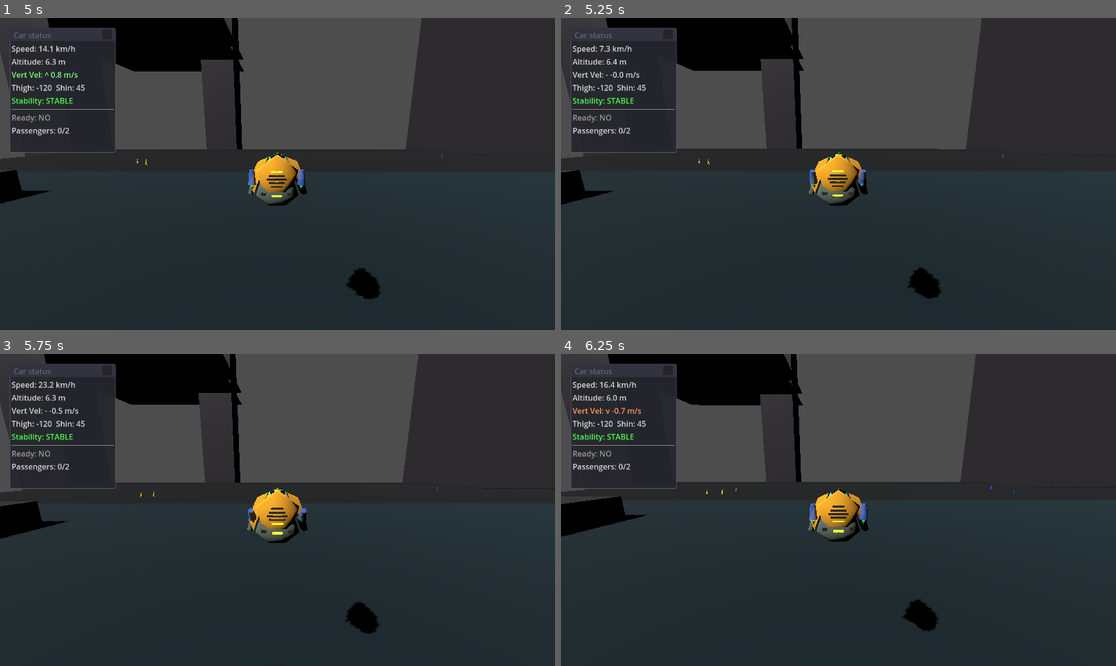
Above: before the commit, frames 1-4 (two rows, left to right).
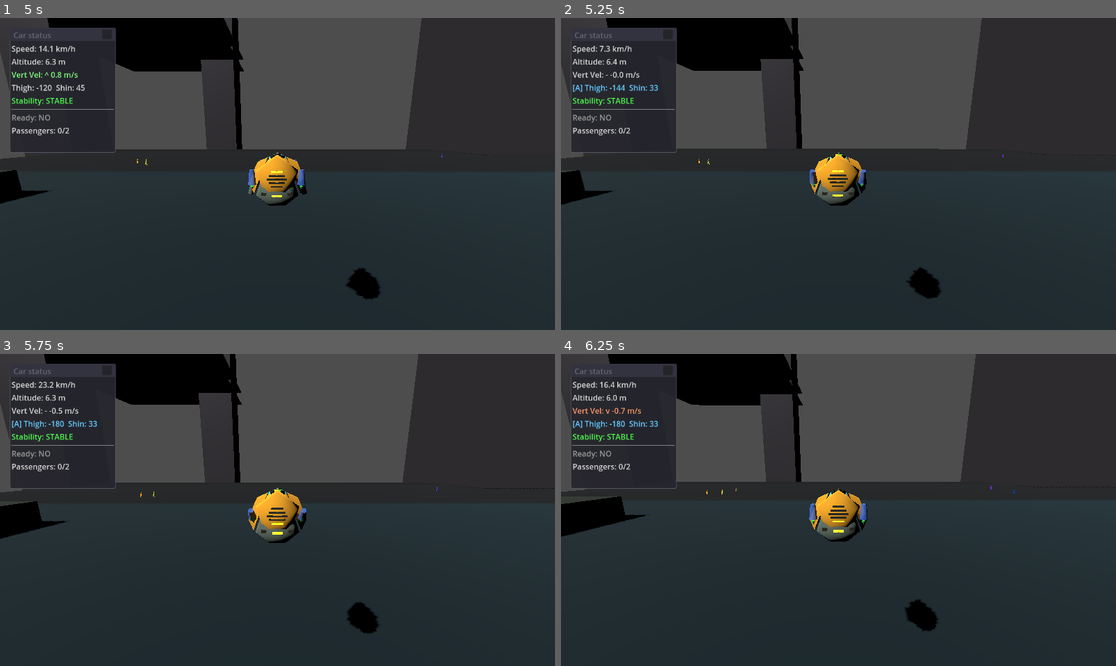
Above: after the commit, the same moments.

Repository: TaxiService/fcar
Game: Godot game, scene res://main.tscn
Same seed, same stepped clock (60 frames per second), same inputs: the game is played once before the commit and once after it. The engine's default icon, where the game draws it, is replaced by a stand-in: a white triangle on a blue panel in a dark square.
Inputs (mouse positions are in pixels of both pictures, inside the frame that each line leads up to):
- Up to frame 1 (5 s): drag from (61, 89) to (333, 105) at 0.52 s; drag from (166, 189) to (249, 236) at 1.27 s; move the mouse to (333, 105) at 2.02 s; hold D (strafe_right) 2.03-2.75 s; hold Space (jump) 2.03-2.75 s; tap C (crouch) at 2.3 s; drag from (249, 236) to (111, 127) at 2.77 s; move the mouse to (444, 220) at 3.52 s; hold A (strafe_left) 3.53-4.25 s; hold Space (jump) 3.53-4.25 s; tap Y (eject_passengers) at 3.6 s; drag from (111, 127) to (194, 96) at 4.27 s
- Up to frame 2 (5.25 s): move the mouse to (866, 174) at 5.02 s; hold S (backward) from 5.03 s (still down); hold Alt from 5.03 s (still down); tap Ctrl (toggle_com_compensation) at 5.1 s; click (866, 174) at 5.17 s
- Up to frame 3 (5.75 s): keep holding S (backward); keep holding Alt
- Up to frame 4 (6.25 s): release S (backward) at 5.75 s; release Alt at 5.75 s; drag from (755, 432) to (727, 525) at 5.77 s

Frame 1 is identical in both runs. In frame 2, 0.3% of the frame differs, in the area x 2-63%, y 21-87%; in frame 3, 0.3%; in frame 4, 0.3%, in the area x 2-63%, y 21-86%.

Commit message:
Booster assist system with WASD/Space/C presets
- Toggle with Alt key to enable/disable booster assist mode
- W/S/Space/C smoothly rotate boosters to preset angles
- Multiple keys blend together for diagonal thrust
- Configurable presets: up (-119.75/45), down (0/45), forward (-60/45), backward (-180/33)
- Smooth interpolation at 120 deg/sec (configurable)
- Debug window shows [A] indicator when assist is active
- Arrow keys disabled when assist is on (available for other uses)

Co-Authored-By: Claude Opus 4.5 <noreply@anthropic.com>

Diff:
--- a/FCar.gd
+++ b/FCar.gd
@@ -19,6 +19,10 @@
 var current_throttle: float = 0.0
 var current_yaw: float = 0.0
 
+# Booster assist state
+var booster_assist_enabled: bool = false
+var _alt_was_pressed: bool = false  # For detecting Alt key press
+
 # ===== EXPORT PARAMETERS =====
 @export_category("thrust")
 @export var hover_thrust: float = 4.0  # Slightly under gravity - graceful descent when height lock OFF
@@ -84,6 +88,14 @@
 @export var booster_shin_max: float = 45.0  # degrees
 @export var booster_default_thigh_angle: float = -60.0  # degrees (negative = pointing back)
 @export var booster_default_shin_angle: float = 45.0  # degrees
+
+@export_category("booster assist")
+@export var booster_assist_rotation_speed: float = 120.0  # degrees per second
+# Preset angles: {thigh, shin} for each direction
+@export var booster_preset_up: Vector2 = Vector2(-119.75, 45.0)
+@export var booster_preset_down: Vector2 = Vector2(0.0, 45.0)
+@export var booster_preset_forward: Vector2 = Vector2(-60.0, 45.0)
+@export var booster_preset_backward: Vector2 = Vector2(-180.0, 33.0)
 
 @export_category("passengers")
 @export var cargo_capacity: int = 2
@@ -681,7 +693,22 @@
 
 
 func _update_booster_rotation(delta: float):
-	# Arrow keys rotate booster joints (works even when disabled)
+	# Toggle booster assist with Alt (detect key press edge)
+	var alt_pressed = Input.is_key_pressed(KEY_ALT)
+	if alt_pressed and not _alt_was_pressed:
+		# Alt was just pressed this frame
+		booster_assist_enabled = not booster_assist_enabled
+		print("Booster assist: ", "ON" if booster_assist_enabled else "OFF")
+	_alt_was_pressed = alt_pressed
+
+	if booster_assist_enabled:
+		_update_booster_assist(delta)
+	else:
+		_update_booster_manual(delta)
+
+
+func _update_booster_manual(delta: float):
+	# Arrow keys rotate booster joints manually
 	var thigh_input = 0.0
 	var shin_input = 0.0
 
@@ -712,6 +739,58 @@
 		booster_system.shin_angle_right = clamp(booster_system.shin_angle_right, booster_shin_min, booster_shin_max)
 
 		booster_system._apply_rotations()
+
+
+func _update_booster_assist(delta: float):
+	# Read directional inputs and blend presets
+	var target_thigh: float = booster_system.thigh_angle_left  # Default: keep current
+	var target_shin: float = booster_system.shin_angle_left
+	var input_count: int = 0
+	var accumulated_thigh: float = 0.0
+	var accumulated_shin: float = 0.0
+
+	# Check each direction and accumulate
+	if Input.is_action_pressed("forward"):  # W
+		accumulated_thigh += booster_preset_forward.x
+		accumulated_shin += booster_preset_forward.y
+		input_count += 1
+
+	if Input.is_action_pressed("backward"):  # S
+		accumulated_thigh += booster_preset_backward.x
+		accumulated_shin += booster_preset_backward.y
+		input_count += 1
+
+	if Input.is_action_pressed("jump"):  # Space
+		accumulated_thigh += booster_preset_up.x
+		accumulated_shin += booster_preset_up.y
+		input_count += 1
+
+	if Input.is_action_pressed("crouch"):  # C
+		accumulated_thigh += booster_preset_down.x
+		accumulated_shin += booster_preset_down.y
+		input_count += 1
+
+	# If any input, calculate blended target (average of all pressed directions)
+	if input_count > 0:
+		target_thigh = accumulated_thigh / input_count
+		target_shin = accumulated_shin / input_count
+
+		# Smoothly move toward target
+		var rotation_step = booster_assist_rotation_speed * delta
+
+		booster_system.thigh_angle_left = move_toward(booster_system.thigh_angle_left, target_thigh, rotation_step)
+		booster_system.thigh_angle_right = move_toward(booster_system.thigh_angle_right, target_thigh, rotation_step)
+		booster_system.shin_angle_left = move_toward(booster_system.shin_angle_left, target_shin, rotation_step)
+		booster_system.shin_angle_right = move_toward(booster_system.shin_angle_right, target_shin, rotation_step)
+
+		# Clamp angles
+		booster_system.thigh_angle_left = clamp(booster_system.thigh_angle_left, booster_thigh_min, booster_thigh_max)
+		booster_system.thigh_angle_right = clamp(booster_system.thigh_angle_right, booster_thigh_min, booster_thigh_max)
+		booster_system.shin_angle_left = clamp(booster_system.shin_angle_left, booster_shin_min, booster_shin_max)
+		booster_system.shin_angle_right = clamp(booster_system.shin_angle_right, booster_shin_min, booster_shin_max)
+
+		booster_system._apply_rotations()
+	# If no input, keep current angles (do nothing)
 
 
 func _update_booster_thrust(delta: float):
--- a/ui/DebugWindow.gd
+++ b/ui/DebugWindow.gd
@@ -125,7 +125,13 @@
 	# Update booster angles
 	if "booster_system" in car_ref and car_ref.booster_system:
 		var bs = car_ref.booster_system
-		booster_angles_label.text = "Thigh: %.0f  Shin: %.0f" % [bs.thigh_angle_left, bs.shin_angle_left]
+		var assist_indicator = "[A] " if car_ref.booster_assist_enabled else ""
+		booster_angles_label.text = "%sThigh: %.0f  Shin: %.0f" % [assist_indicator, bs.thigh_angle_left, bs.shin_angle_left]
+		# Highlight when assist is active
+		if car_ref.booster_assist_enabled:
+			booster_angles_label.add_theme_color_override("font_color", Color(0.4, 0.8, 1.0))
+		else:
+			booster_angles_label.add_theme_color_override("font_color", Color(0.85, 0.85, 0.85))
 	else:
 		booster_angles_label.text = "Boosters: N/A"
 
